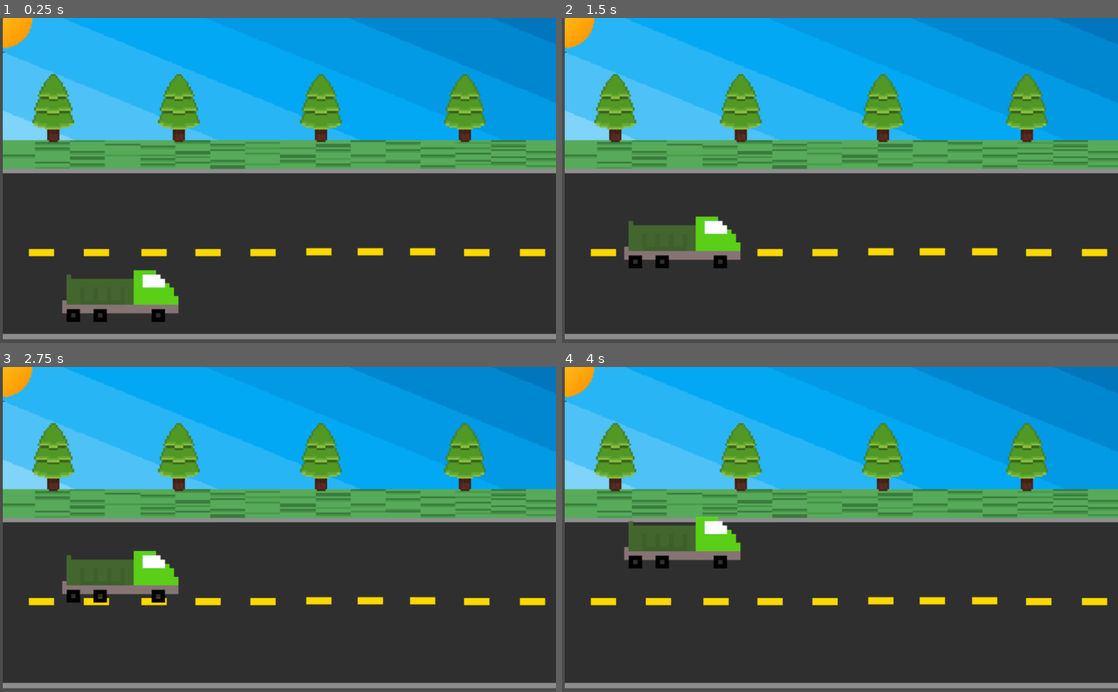
Above: before the commit, frames 1-4 (two rows, left to right).
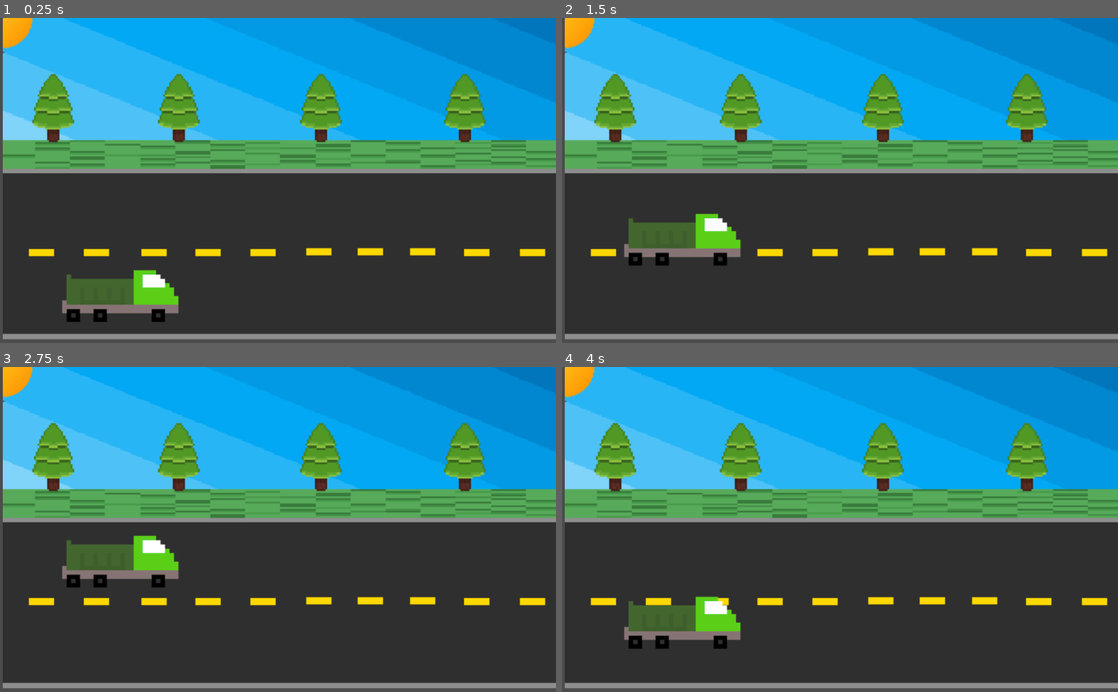
Above: after the commit, the same moments.

Repository: 2023M1T6-Inteli/grupo1
Game: Godot game, scene res://NodeRoad.tscn
Two runs of this game, one before a commit and one after it. Both use one fixed random seed, a clock stepped at 60 frames per second and the inputs below.
Inputs:
- Up to frame 1 (0.25 s): no input
- Up to frame 2 (1.5 s): tap Enter at 0.5 s; hold Up (ui_up) 0.53-1.28 s; hold Down (ui_down) from 1.28 s (still down)
- Up to frame 3 (2.75 s): release Down (ui_down) at 2.03 s; hold Up (ui_up) from 2.03 s (still down)
- Up to frame 4 (4 s): release Up (ui_up) at 3.53 s; hold Down (ui_down) from 3.53 s (still down)

The runs differ from the first frame. In frame 2, 0.8% of the frame differs, in the area x 11-33%, y 60-77%; in frame 3, 2.9%; in frame 4, 4.8%, in the area x 11-33%, y 46-87%.

Commit message:
add Y-axis collision detection with background

Diff:
--- a/src/JACQUIS/NodeRoad.tscn
+++ b/src/JACQUIS/NodeRoad.tscn
@@ -1,15 +1,19 @@
-[gd_scene load_steps=7 format=2]
+[gd_scene load_steps=8 format=2]
 
 [ext_resource path="res://backgroundRoad.png" type="Texture" id=1]
-[sub_resource type="RectangleShape2D" id=1]
-extents = Vector2( 510.5, 143.5 )
-
 [ext_resource path="res://truck.png" type="Texture" id=2]
-[sub_resource type="RectangleShape2D" id=2]
-extents = Vector2( 137.25, 62.25 )
+[ext_resource path="res://Truck.gd" type="Script" id=3]
 
 [sub_resource type="GDScript" id=3]
-[ext_resource path="res://Truck.gd" type="Script" id=3]
+
+[sub_resource type="RectangleShape2D" id=1]
+extents = Vector2( 513.5, 153.25 )
+
+[sub_resource type="RectangleShape2D" id=4]
+extents = Vector2( 513.75, 13.625 )
+
+[sub_resource type="RectangleShape2D" id=2]
+extents = Vector2( 108.5, 52 )
 
 [node name="NodeRoad" type="Node2D"]
 position = Vector2( 5, 2 )
@@ -22,13 +26,18 @@
 position = Vector2( 3, -5 )
 
 [node name="backgroundRoad" type="Sprite" parent="StaticBody2D"]
-position = Vector2( 511.001, 299.5 )
+position = Vector2( 346, 331 )
 scale = Vector2( 1.60625, 1.64722 )
 texture = ExtResource( 1 )
+offset = Vector2( 102.724, -19.1231 )
+
+[node name="UpCollision" type="CollisionShape2D" parent="StaticBody2D"]
+position = Vector2( 511, 156.75 )
+shape = SubResource( 1 )
 
 [node name="CollisionShape2D" type="CollisionShape2D" parent="StaticBody2D"]
-position = Vector2( 513.5, 146 )
-shape = SubResource( 1 )
+position = Vector2( 510, 582.625 )
+shape = SubResource( 4 )
 
 [node name="Truck" type="KinematicBody2D" parent="."]
 position = Vector2( 64, 442 )
@@ -40,5 +49,5 @@
 texture = ExtResource( 2 )
 
 [node name="CollisionShape2D" type="CollisionShape2D" parent="Truck"]
-position = Vector2( 133, 61 )
+position = Vector2( 151.5, 69 )
 shape = SubResource( 2 )
--- a/src/JACQUIS/Truck.gd
+++ b/src/JACQUIS/Truck.gd
@@ -1,19 +1,27 @@
 extends KinematicBody2D
 
-var truckXDeltaSpace = 3
-var truckYDeltaSpace = 3
+const Y_DELTA = 250
 
 # Called when the node enters the scene tree for the first time.
 func _ready():
-	pass # Replace with function body.
+	pass
 
 
 # Called every frame. 'delta' is the elapsed time since the previous frame.
 func _process(delta):
-	#Movimento do caminhão para cima
+	pass
+
+# Use _physics_process(delta) when using Kinematic2D (according to docs)
+func _physics_process(delta):
+	var dislocation = Vector2(0, 0)
+
+	# Movimento do caminhão para cima
 	if Input.is_action_pressed("ui_up"):
-			position.y -= truckYDeltaSpace
+		dislocation.y = -1 * Y_DELTA
 
-	#movimento do caminhão para baixo
-	if Input.is_action_pressed("ui_down"):
-			position.y += truckYDeltaSpace
+	# Movimento do caminhão para baixo
+	elif Input.is_action_pressed("ui_down"):
+		dislocation.y = Y_DELTA
+
+	# Faz o movimento com colisão em 2D
+	move_and_slide(dislocation)
